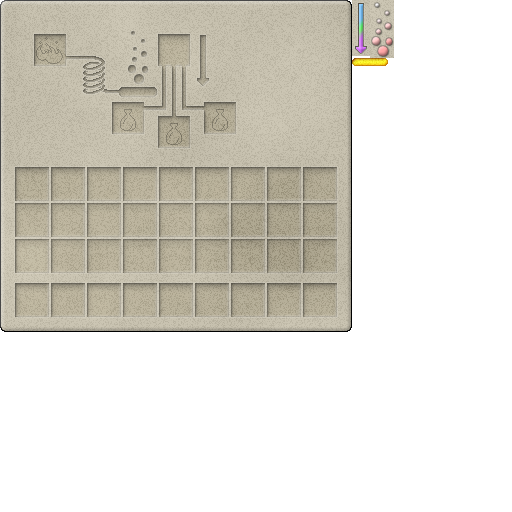
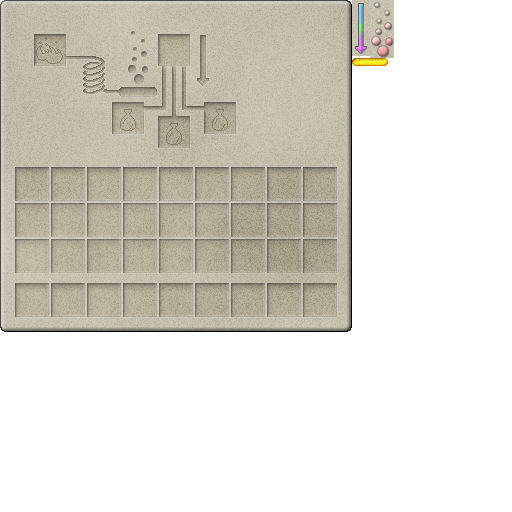
Comparing the layer stacks of the two (512, 512) images. Changes:
painted on "GUI - Standard Square" over [2, 2, 351, 331]
